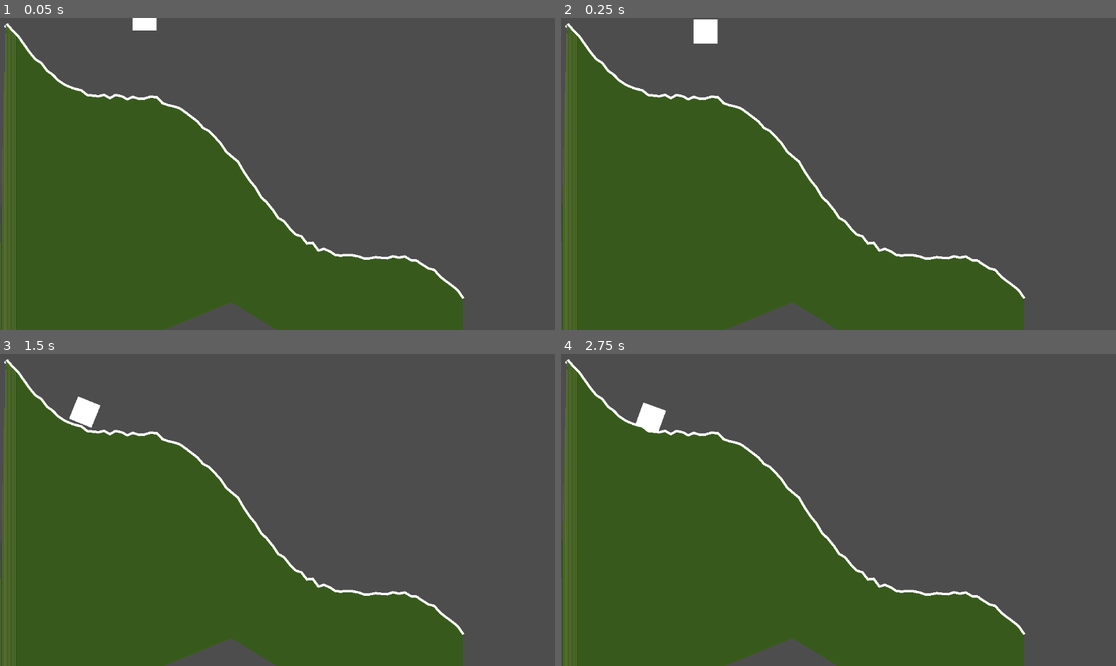
Above: before the commit, frames 1-4 (two rows, left to right).
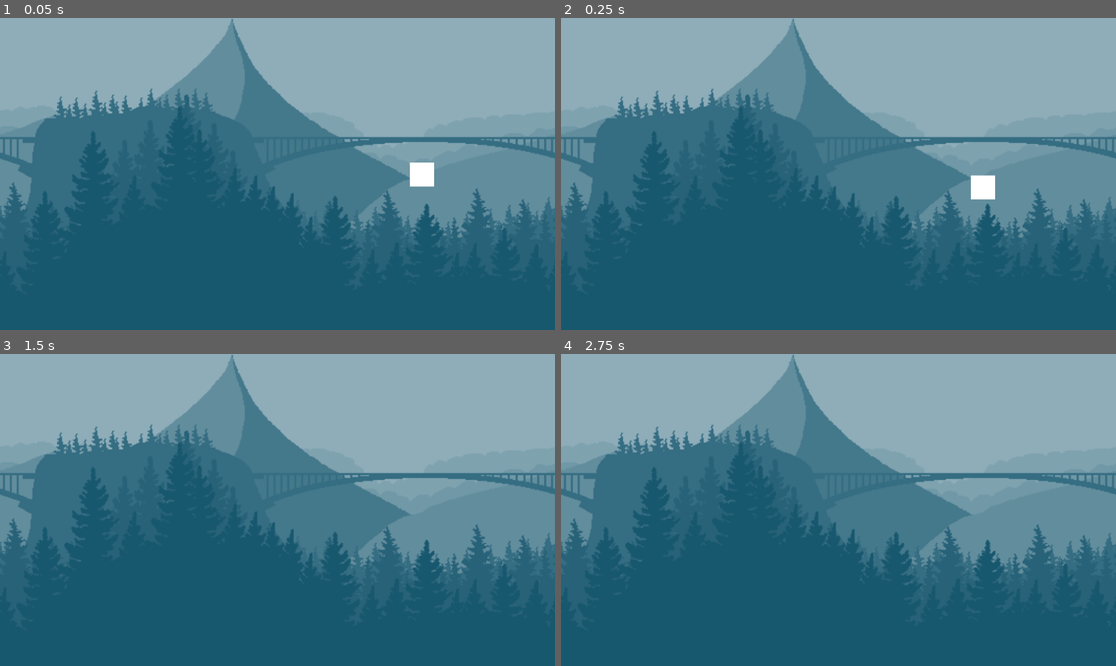
Above: after the commit, the same moments.

Repository: FelipePM01/EntregaExtraviada
Game: Godot game, scene res://terrain/scenes/test_scene.tscn
The game is run twice, just before and just after one commit, with the same random seed, the same clock (stepped at 60 frames per second) and the same inputs. This scene is started directly instead of the project's main scene.
Inputs (mouse positions are in pixels of both pictures, inside the frame that each line leads up to):
- Up to frame 1 (0.05 s): no input
- Up to frame 2 (0.25 s): no input
- Up to frame 3 (1.5 s): move the mouse to (399, 494) at 0.52 s; hold D (right) 0.53-1.28 s; hold Mouse wheel down (scroll_down) 0.53-1.28 s; move the mouse to (166, 525) at 1.27 s; hold A (left) from 1.28 s (still down); tap Mouse wheel up (scroll_up) at 1.35 s
- Up to frame 4 (2.75 s): move the mouse to (894, 441) at 2.02 s; release A (left) at 2.03 s; hold D (right) from 2.03 s (still down); hold Mouse wheel down (scroll_down) from 2.03 s (still down)

The runs differ from the first frame. In frame 1, 100% of the frame differs, in the area x 0-100%, y 0-100%; in frame 2, 100%; in frame 3, 100%; in frame 4, 100%.
Error after the commit: Parse Error: Identifier "Globals" not declared in the current scope. (res://terrain/scripts/test_scene.gd:8)

Commit message:
1-paralax

Diff:
--- a/paralax/scenes/afternoon.tscn
+++ /dev/null
@@ -1,9 +0,0 @@
-[gd_scene format=3 uid="uid://ofk54kht2sup"]
-
-[node name="Afternoon" type="Node2D"]
-
-[node name="ParallaxBackground" type="ParallaxBackground" parent="."]
-
-[node name="ParallaxLayer" type="ParallaxLayer" parent="ParallaxBackground"]
-
-[node name="Parallax2D" type="Parallax2D" parent="ParallaxBackground/ParallaxLayer"]
--- /dev/null
+++ b/paralax/scenes/cliff.tscn
@@ -0,0 +1,78 @@
+[gd_scene load_steps=9 format=3 uid="uid://ofk54kht2sup"]
+
+[ext_resource type="Script" path="res://paralax/scripts/camera_2d.gd" id="1_4ybub"]
+[ext_resource type="Texture2D" uid="uid://dq46wr8yb3p5y" path="res://paralax/resources/free_background/spre_free_back_6.png" id="2_fqb18"]
+[ext_resource type="Texture2D" uid="uid://chdqj5bxfhli1" path="res://paralax/resources/free_background/spre_free_back_5.png" id="3_k41mu"]
+[ext_resource type="Texture2D" uid="uid://b3cc1d82kj1xu" path="res://paralax/resources/free_background/spre_free_back_4.png" id="4_pnu5o"]
+[ext_resource type="Texture2D" uid="uid://brgenp0bi2cgh" path="res://paralax/resources/free_background/spre_free_back_3.png" id="5_ci65q"]
+[ext_resource type="Texture2D" uid="uid://cwnqogo2tb7fi" path="res://paralax/resources/free_background/spre_free_back_2.png" id="6_d01tm"]
+[ext_resource type="Texture2D" uid="uid://bsdjm28opcopw" path="res://paralax/resources/free_background/spre_free_back_1.png" id="7_3imnt"]
+[ext_resource type="Texture2D" uid="uid://c2477pg400ke5" path="res://paralax/resources/free_background/spre_free_back_0.png" id="8_obji4"]
+
+[node name="Cliff" type="Node2D"]
+
+[node name="Camera2D" type="Camera2D" parent="."]
+script = ExtResource("1_4ybub")
+
+[node name="Parallax2D3" type="Parallax2D" parent="."]
+scroll_scale = Vector2(0.1, 0)
+repeat_size = Vector2(1152, 0)
+
+[node name="Sprite2D" type="Sprite2D" parent="Parallax2D3"]
+position = Vector2(576, 324)
+scale = Vector2(2.04255, 2.04416)
+texture = ExtResource("2_fqb18")
+
+[node name="Parallax2D" type="Parallax2D" parent="."]
+scroll_scale = Vector2(0.2, 0)
+repeat_size = Vector2(1152, 0)
+
+[node name="Sprite2D" type="Sprite2D" parent="Parallax2D"]
+position = Vector2(576, 324)
+scale = Vector2(2.04255, 2.04416)
+texture = ExtResource("3_k41mu")
+
+[node name="Parallax2D2" type="Parallax2D" parent="."]
+scroll_scale = Vector2(0.3, 0)
+repeat_size = Vector2(1152, 0)
+
+[node name="Sprite2D" type="Sprite2D" parent="Parallax2D2"]
+position = Vector2(576, 324)
+scale = Vector2(2.04255, 2.04416)
+texture = ExtResource("4_pnu5o")
+
+[node name="Parallax2D4" type="Parallax2D" parent="."]
+scroll_scale = Vector2(0.4, 0)
+repeat_size = Vector2(1152, 0)
+
+[node name="Sprite2D" type="Sprite2D" parent="Parallax2D4"]
+position = Vector2(576, 324)
+scale = Vector2(2.04255, 2.04416)
+texture = ExtResource("5_ci65q")
+
+[node name="Parallax2D5" type="Parallax2D" parent="."]
+scroll_scale = Vector2(0.5, 0)
+repeat_size = Vector2(1152, 0)
+
+[node name="Sprite2D" type="Sprite2D" parent="Parallax2D5"]
+position = Vector2(576, 324)
+scale = Vector2(2.04255, 2.04416)
+texture = ExtResource("6_d01tm")
+
+[node name="Parallax2D6" type="Parallax2D" parent="."]
+scroll_scale = Vector2(0.6, 0)
+repeat_size = Vector2(1152, 0)
+
+[node name="Sprite2D" type="Sprite2D" parent="Parallax2D6"]
+position = Vector2(576, 324)
+scale = Vector2(2.04255, 2.04416)
+texture = ExtResource("7_3imnt")
+
+[node name="Parallax2D7" type="Parallax2D" parent="."]
+scroll_scale = Vector2(0.7, 0)
+repeat_size = Vector2(1152, 0)
+
+[node name="Sprite2D" type="Sprite2D" parent="Parallax2D7"]
+position = Vector2(576, 324)
+scale = Vector2(2.04255, 2.04416)
+texture = ExtResource("8_obji4")
--- /dev/null
+++ b/paralax/scripts/camera_2d.gd
@@ -0,0 +1,12 @@
+extends Camera2D
+
+var SPEED = 500
+# Called when the node enters the scene tree for the first time.
+func _ready() -> void:
+	pass # Replace with function body.
+
+
+# Called every frame. 'delta' is the elapsed time since the previous frame.
+func _process(delta: float) -> void:
+	var axis_x = Input.get_axis("left", "right")
+	position.x += axis * SPEED * delta
--- a/project.godot
+++ b/project.godot
@@ -14,10 +14,6 @@
 run/main_scene="res://main_scene.tscn"
 config/features=PackedStringArray("4.3", "GL Compatibility")
 config/icon="res://icon.svg"
-
-[autoload]
-
-Globals="*res://globals.gd"
 
 [input]
 
--- a/terrain/scenes/test_scene.tscn
+++ b/terrain/scenes/test_scene.tscn
@@ -1,7 +1,8 @@
-[gd_scene load_steps=6 format=3 uid="uid://karghfqdfhx8"]
+[gd_scene load_steps=7 format=3 uid="uid://karghfqdfhx8"]
 
 [ext_resource type="Script" path="res://terrain/scripts/test_scene.gd" id="1_eit7c"]
 [ext_resource type="PackedScene" uid="uid://ba2toixanr5ol" path="res://terrain/scenes/terrain.tscn" id="1_slncn"]
+[ext_resource type="PackedScene" uid="uid://ofk54kht2sup" path="res://paralax/scenes/cliff.tscn" id="2_0fdb2"]
 
 [sub_resource type="PhysicsMaterial" id="PhysicsMaterial_s5uag"]
 bounce = 0.6
@@ -17,6 +18,8 @@
 player = NodePath("RigidBody2D")
 terrain = NodePath("Terrain")
 
+[node name="Cliff" parent="." instance=ExtResource("2_0fdb2")]
+
 [node name="RigidBody2D" type="RigidBody2D" parent="."]
 position = Vector2(300, 0)
 physics_material_override = SubResource("PhysicsMaterial_s5uag")
Binary file removed: paralax/resources/Cliff/Bckg.png
Not shown, removed: paralax/resources/Cliff/Bckg.png.import
Binary file removed: paralax/resources/Cliff/Cliff.png
Not shown, removed: paralax/resources/Cliff/Cliff.png.import
Binary file removed: paralax/resources/Cliff/Cloud.png
Not shown, removed: paralax/resources/Cliff/Cloud.png.import
Binary file removed: paralax/resources/Cliff/Clouds.png
Binary file removed: paralax/resources/Cliff/Sea.png
Not shown, removed: paralax/resources/Green mountain/Bckg.png.import
Binary file removed: paralax/resources/Green mountain/Green_Field.png
Not shown, removed: paralax/resources/Green mountain/Green_mountain.png.import
Binary file removed: paralax/resources/afternoon/Bckg.png
(and 19 more such lines)
